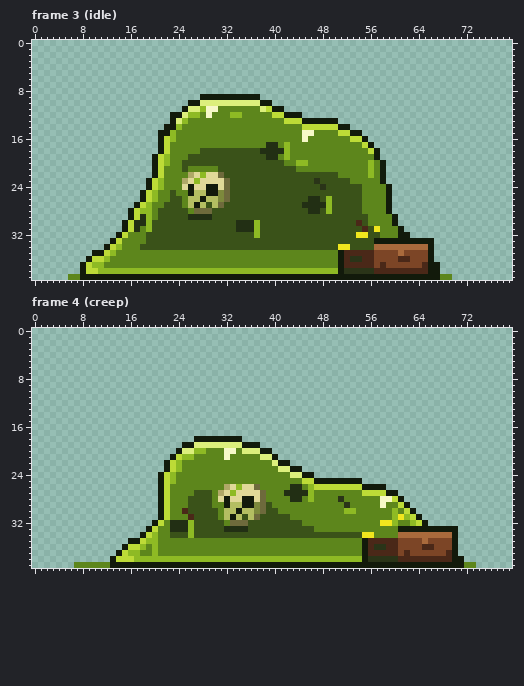
Edited in one commit: pixel-art file (assets/source/characters/slime/slime_01.ase). This is how it looked before the edit.
80x40 pixels, 16 frames. Shown: frame 3 (idle), frame 4 (creep). The commit also changed other frames, which this record leaves out.
And afterwards:
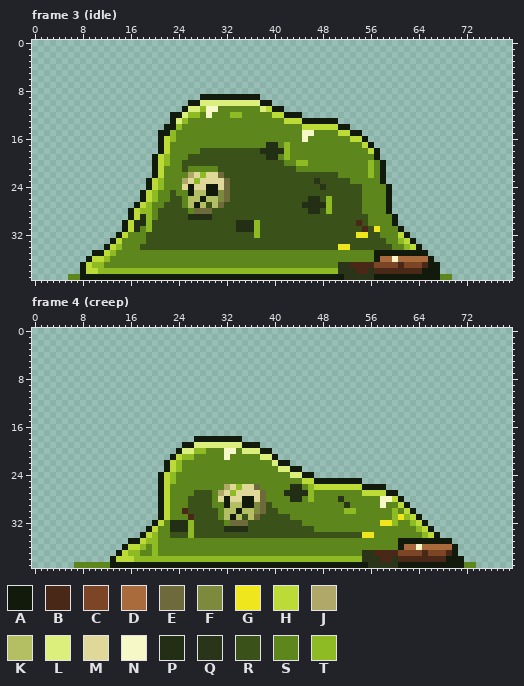
Palette (. is transparent): A #121a0b  B #4a2818  C #7c4526  D #a96a3c  E #6e6a3c  F #7d893c  G #f0e61e  H #bddb37  J #b0a868  K #b4be62  L #dcef7c  M #e0d898  N #f6f8c8  P #222f14  Q #2a3418  R #3a5219  S #5d861c  T #8eba24
Diff:
Changed rows in their new state; - is an unchanged pixel.
Frame 3 (idle):
first column x 51:
32 ----------H-----
33 ------RRSSTH-...
34 ------RRRSSTHA..
35 SSSSSSAAAAAAAAA.
36 SSSSSSADDNDDDDD-
37 QQ-----C--B-----
38 Q--BB---------A-
39 -QQQQQ----------
Frame 4 (creep):
first column x 55:
33 ------SSSTH-....
34 ------SSSSTHA...
35 SSSSSSAAAAAAAAA.
36 SSSSSSADDNDDDDD-
37 QQ-----C--B-----
38 Q--BB---------A-
39 -QQQQQ----------
